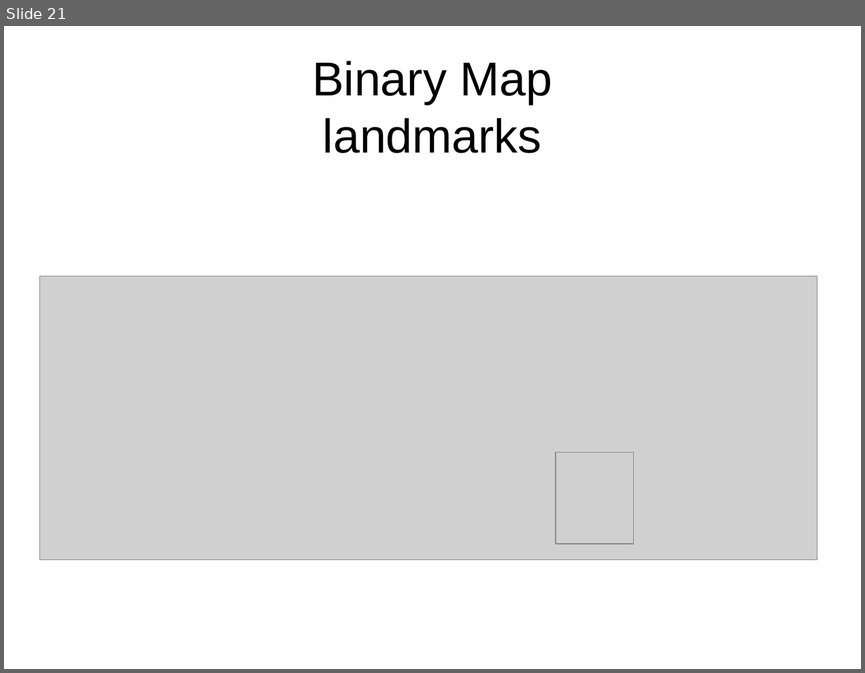
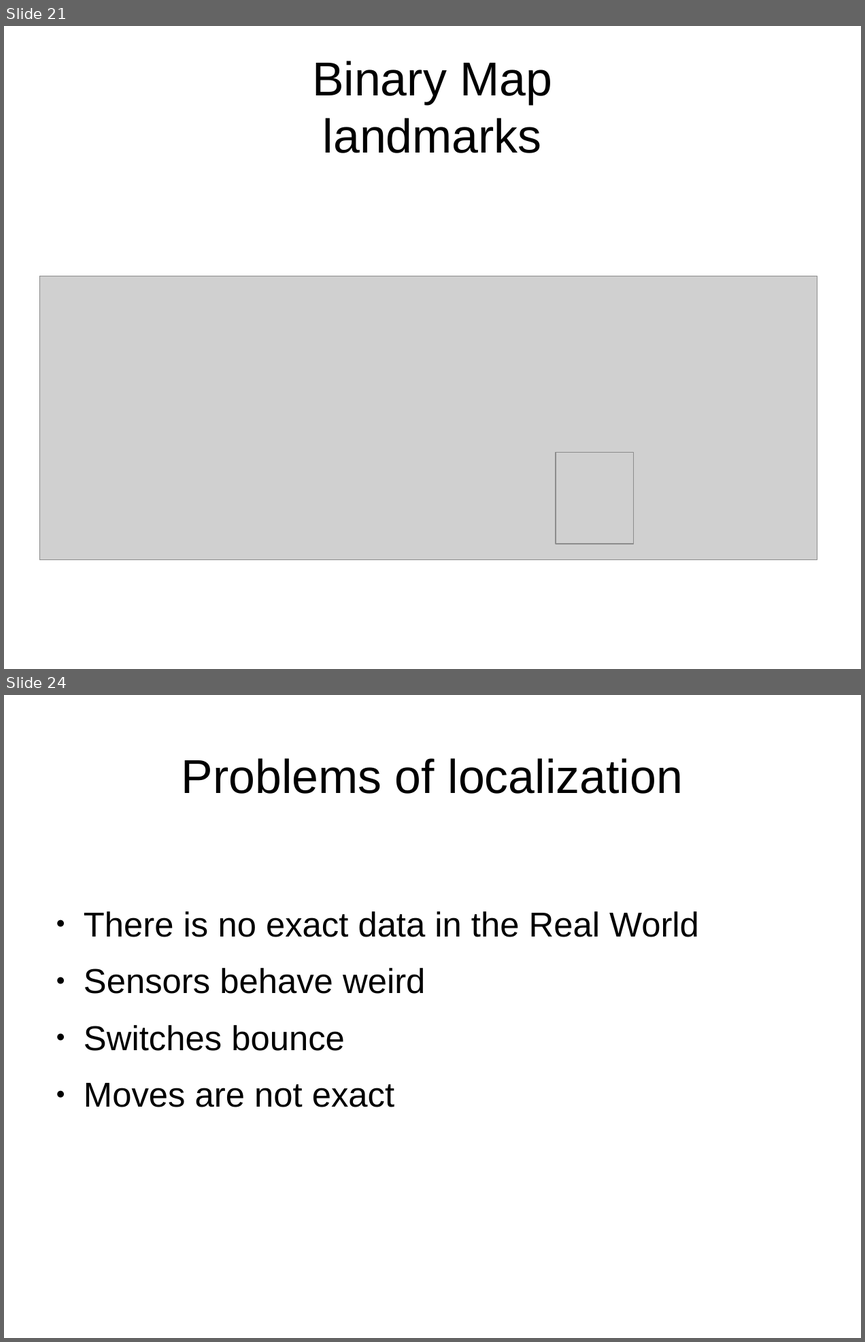
Before and after one commit to peterborkuti/english, a slide deck: robotlocalization/robotlocalization_02.odp. Shown one above the other, each under a label of ours: slide 21 before the commit, slides 21 and 24 after it; the slides between them are not shown. The pictures are 865x673 and 865x1342 pixels, drawn with LibreOffice and Linux fonts; fonts in the diff are those of the drawing; grey boxes stand for pictures. Boxes give left, top, right and bottom in pixels: in the first picture for what was removed or moved away, otherwise in the second. Text is boxed around its words. In the diff, an @@ line names an element or a change of style, - is before the commit and + after.

```diff
--- a/robotlocalization/robotlocalization_02.odp
+++ b/robotlocalization/robotlocalization_02.odp
@@ slide 24 added at (x1=4, y1=695, x2=861, y2=1338), background #FFFFFF @@
@@ title added at (x1=181, y1=758, x2=683, y2=794), 44 pt, text #000000 @@
+Problems of localization
@@ text added at (x1=84, y1=911, x2=699, y2=1107), 32 pt, text #000000 @@
+● There is no exact data in the Real World
+● Sensors behave weird
+● Switches bounce
+● Moves are not exact
```
Also in this commit, not shown: 1 slide changed, 18 other slides added, 1 other file.
